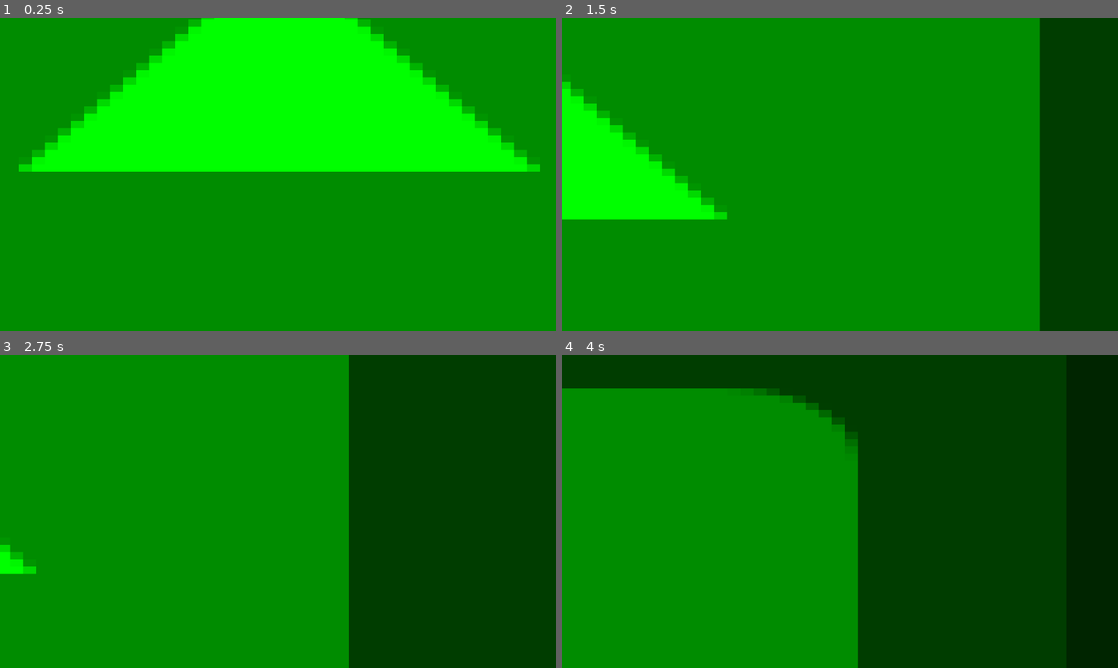
Above: before the commit, frames 1-4 (two rows, left to right).
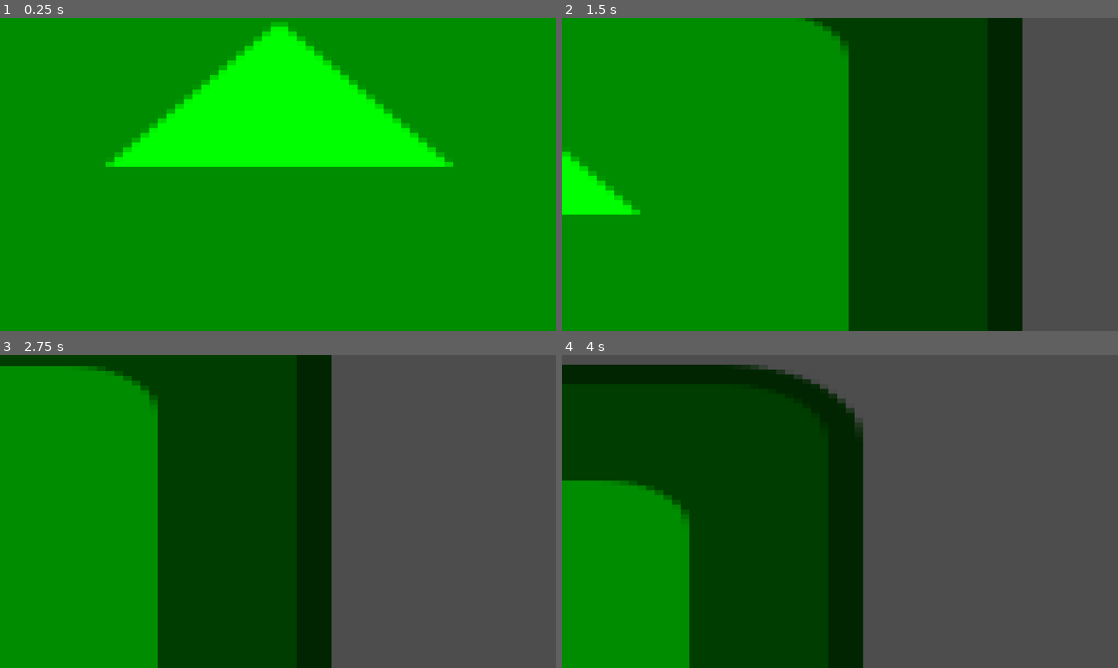
Above: after the commit, the same moments.

Repository: Gabriel-Panza/Recoil
Game: Godot game, scene res://Cenas/gameScene.tscn
The game is run twice, just before and just after one commit, with the same random seed, the same clock (stepped at 60 frames per second) and the same inputs. The engine's default icon, where the game draws it, is replaced by a stand-in: a white triangle on a blue panel in a dark square.
Inputs (mouse positions are in pixels of both pictures, inside the frame that each line leads up to):
- Up to frame 1 (0.25 s): no input
- Up to frame 2 (1.5 s): tap Enter at 0.5 s; move the mouse to (962, 158) at 0.52 s; tap Space (dash) at 0.6 s; move the mouse to (728, 190) at 1.27 s; click (728, 190) at 1.35 s
- Up to frame 3 (2.75 s): move the mouse to (333, 442) at 2.02 s; tap Space (dash) at 2.1 s
- Up to frame 4 (4 s): tap Space (dash) at 2.75, 3.6 s; move the mouse to (812, 574) at 2.77 s; click (812, 574) at 2.85 s; move the mouse to (1006, 558) at 3.52 s

The runs differ from the first frame. In frame 1, 17% of the frame differs, in the area x 3-98%, y 0-50%; in frame 2, 54%; in frame 3, 74%; in frame 4, 83%, in the area x 0-100%, y 0-100%.

Commit message:
Arena size adjusted

Diff:
--- a/Cenas/gameScene.tscn
+++ b/Cenas/gameScene.tscn
@@ -9,7 +9,7 @@
 [node name="Fundo" type="Sprite2D" parent="." unique_id=1853213105]
 modulate = Color(0, 1, 0, 1)
 position = Vector2(575.5, 323)
-scale = Vector2(13.5, 7.5)
+scale = Vector2(9, 5)
 texture = ExtResource("1_11gbw")
 
 [node name="StaticBody2D" type="StaticBody2D" parent="Fundo" unique_id=1749266307]
